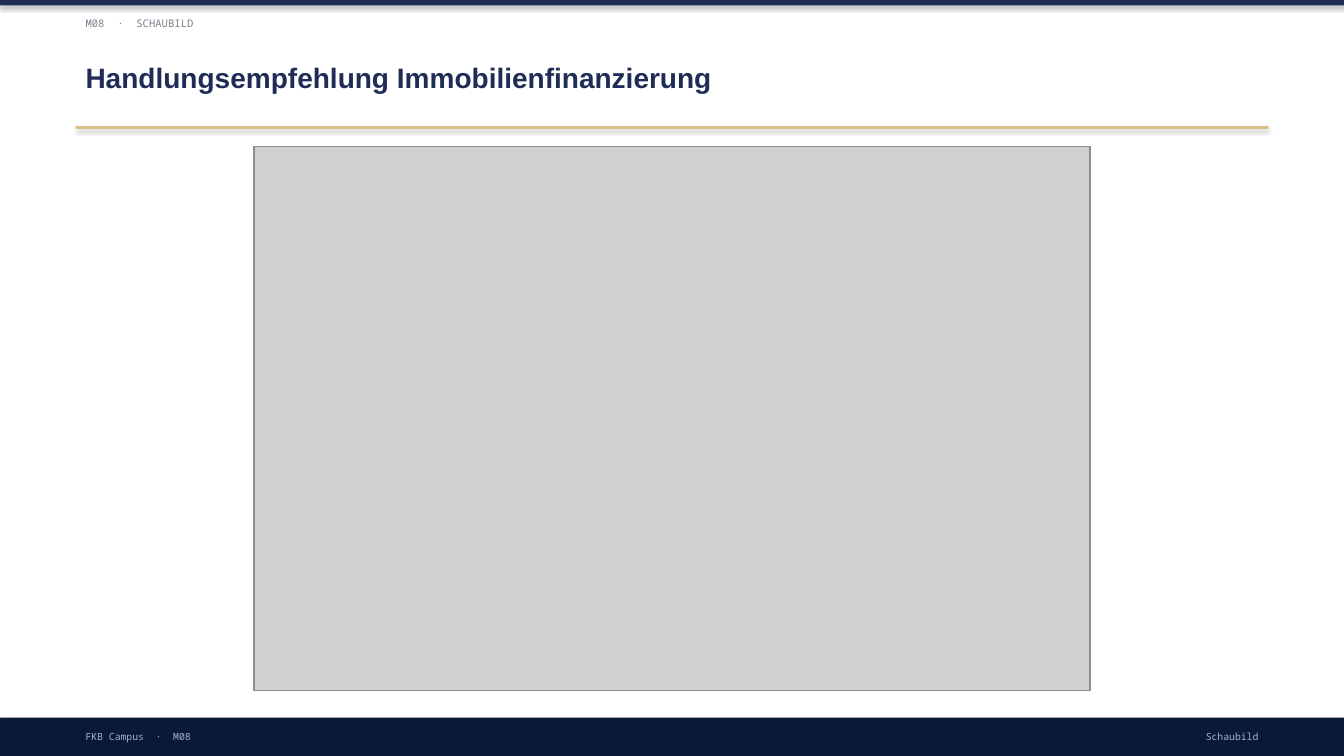
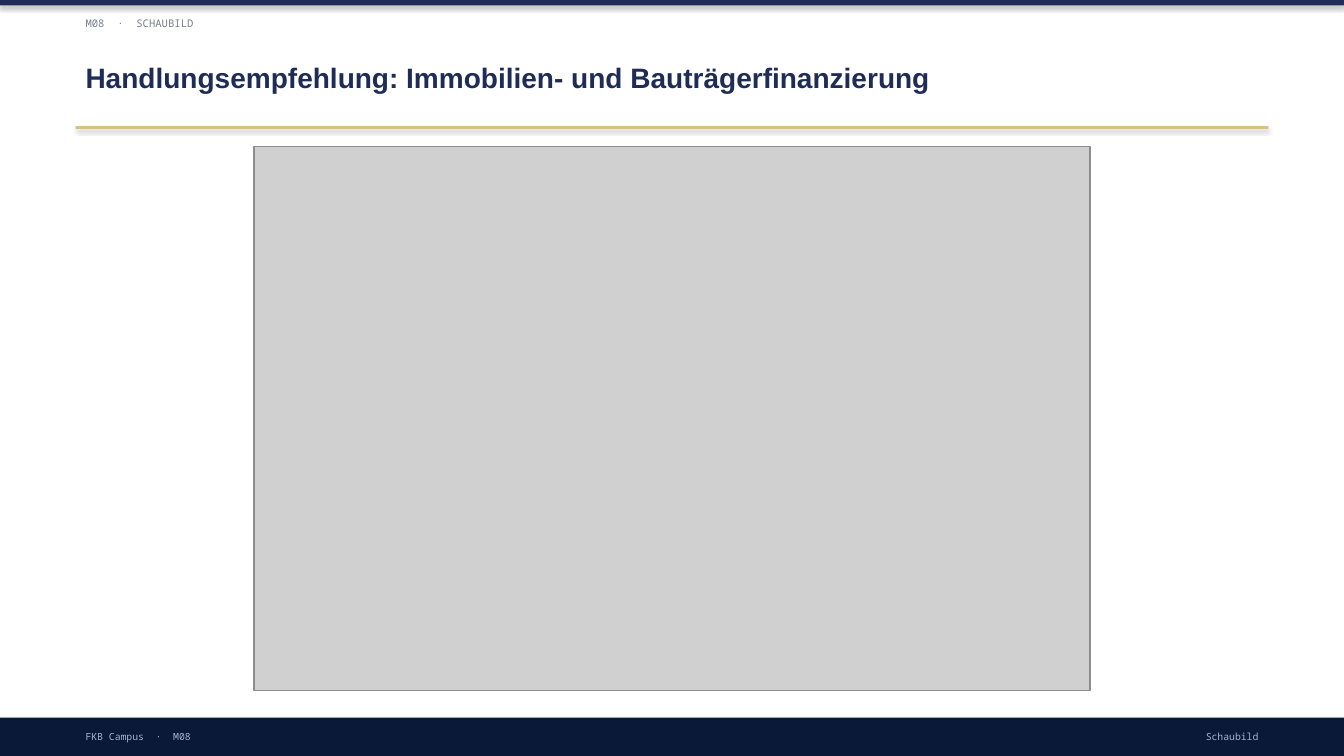
Before and after one commit to ck5rqc47pr-byte/firmenkundenakademie-online, a slide deck: slide 19 of protected-downloads/praesentation/M08.pptx (slide 11 before the commit). Drawn at 1344x756 pixels with LibreOffice and Linux fonts; fonts in the diff are those of the drawing; grey boxes stand for pictures. Boxes give left, top, right and bottom in pixels: in the first picture for what was removed or moved away, otherwise in the second. Text is boxed around its words. In the diff, an @@ line names an element or a change of style, - is before the commit and + after.

```diff
--- a/protected-downloads/praesentation/M08.pptx
+++ b/protected-downloads/praesentation/M08.pptx
@@ text at <box>86,67,929,93</box>: text changed @@
-Handlungsempfehlung Immobilienfinanzierung
+Handlungsempfehlung: Immobilien- und Bauträgerfinanzierung
```
Also in this commit, not shown: 2 other slides changed, 13 slides added, 6 slides removed, 1 other file.
